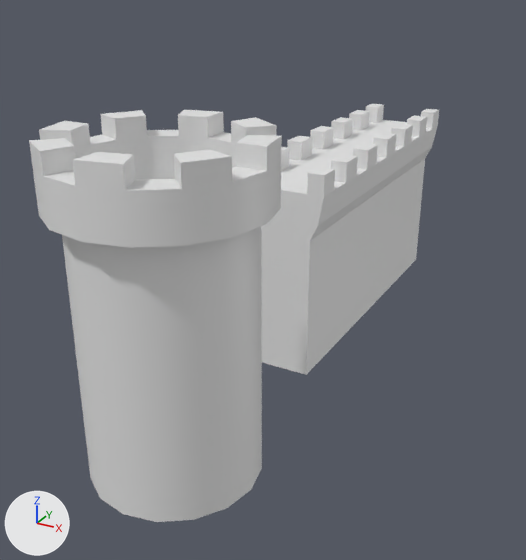
The FBX model HyperV/HyperVContent/Models/Models_CastleWall.fbx as it was, and as the next commit left it.
Before and after are seen from a 50 mm camera at (0.62, -2.02, 1.38) aimed at (-0.71, 0.38, 0.18). Arrows for +X, +Y and +Z are at lower left; the lights stay in place. Where no turn or scale is listed for an object, it has been applied to the vertices.
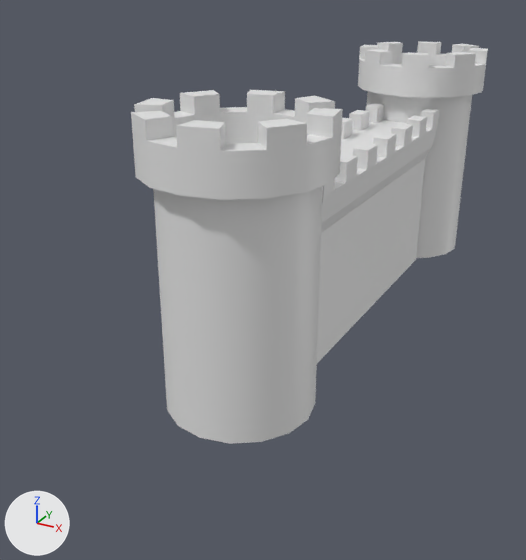
What differs and where, as boxes [x1, y1, x2, y2] in the pictures (526 x 560 px):
'pCylinder1', moved
    before: [29, 110, 282, 522]
    after: [358, 41, 488, 258]
'pCylinder1.001', added
    after: [131, 90, 343, 444]

The edits, one by one:
Material 'lambert2.002' (mat_lambert2_002) is new.
Its base color is (0.8, 0.8, 0.8) (white #e7e7e7).
Mesh me_mesh_002 is new.
It has 129 vertices, 128 faces and spans x -0.319..0.319, y -0.319..0.319, z -0.602..0.44.
It uses material mat_lambert2_002 (white #e7e7e7).
Object 'pCylinder1' (ob_pcylinder1) moves from (-0.525, -0.511, 0.534) to (-0.534, 1.75, 0.534).
Object 'pCylinder1.001' (ob_pcylinder1_001) is new; it shows me_mesh_002.
Its location is (-0.534, -0.1, 0.534).
